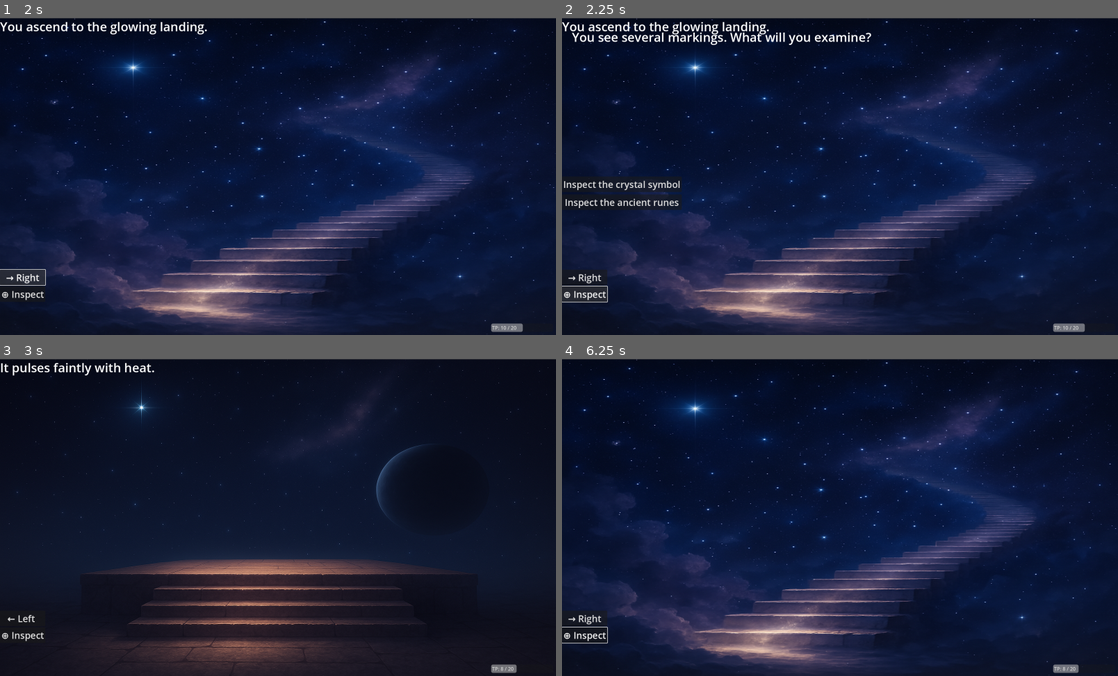
Above: before the commit, frames 1-4 (two rows, left to right).
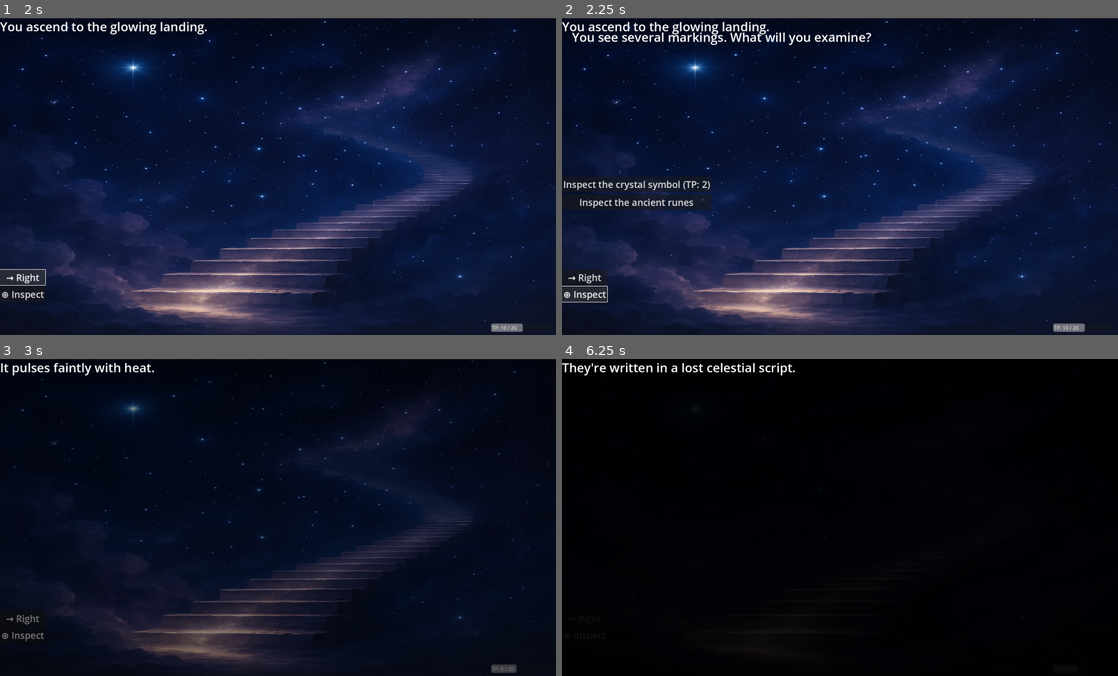
Above: after the commit, the same moments.

Repository: JDSalisbury/godot_Riviera
Game: Godot game, scene res://scenes/title_screen.tscn
Two runs of this game, one before a commit and one after it. Both use one fixed random seed, a clock stepped at 60 frames per second and the inputs below.
Inputs (mouse positions are in pixels of both pictures, inside the frame that each line leads up to):
- Up to frame 1 (2 s): click "New Game" at 0.5 s; click "→ Right" at 1.25 s
- Up to frame 2 (2.25 s): click "⊕ Inspect" at 2 s
- Up to frame 3 (3 s): click (61, 523) at 2.75 s, where only the run before the commit has a clickable "Inspect the crystal symbol"
- Up to frame 4 (6.25 s): click "← Left" at 3.5 s; click "← Left" at 4.25 s; click "⊕ Inspect" at 5 s; click (623, 542) at 5.75 s, where only the run after the commit has a clickable "Inspect the ancient runes"

Frame 1 is identical in both runs. In frame 2, 0.6% of the frame differs, in the area x 0-27%, y 51-61%; in frame 3, 12%; in frame 4, 99%, in the area x 0-100%, y 0-100%.

Commit message:
Disable unaffordable Inspect options + add screen fade transitions
- Buttons now gray out and disable if player lacks enough TP
- Added full-screen fade-to-black effect when transitioning screens
- Uses ColorRect and tween for smooth visual polish

Diff:
--- a/scenes/look_screen.tscn
+++ b/scenes/look_screen.tscn
@@ -124,3 +124,15 @@
 size_flags_horizontal = 0
 size_flags_vertical = 0
 text = "TP: 10 / 20"
+
+[node name="ScreenFade" type="ColorRect" parent="."]
+visible = false
+z_index = 10
+layout_mode = 1
+anchors_preset = 15
+anchor_right = 1.0
+anchor_bottom = 1.0
+grow_horizontal = 2
+grow_vertical = 2
+scale = Vector2(44.8345, 25.7018)
+color = Color(0, 0, 0, 1)
--- a/scripts/choice_box.gd
+++ b/scripts/choice_box.gd
@@ -9,19 +9,32 @@
 	label.text = prompt
 	on_option_selected = callback
 
-	# Clear old buttons
+	# Clear previous options
 	for child in options_list.get_children():
 		child.queue_free()
 
-	# Add new buttons
+	# Add buttons
 	for option in options:
 		var btn = Button.new()
-		btn.text = option.label
+		btn.text = option["label"]
+
+		var cost = option.get("tp_cost", 0)
+		if cost > 0:
+			btn.text += " (TP: %d)" % cost
+
+		# 🧊 Disable if not enough TP
+		if GameState.trigger_points < cost:
+			btn.disabled = true
+			# Optional: style the button to look grayed out
+			btn.modulate = Color(0.6, 0.6, 0.6)  # Makes it appear dimmer
+
 		btn.pressed.connect(func():
 			hide()
 			on_option_selected.call(option)
 		)
+
 		options_list.add_child(btn)
+
 
 	show()
 
--- a/scripts/look_mode.gd
+++ b/scripts/look_mode.gd
@@ -8,6 +8,17 @@
 	load_screen_data()
 	connect_trigger_buttons()
 	load_screen(current_screen)
+
+
+func fade_to_black(callback: Callable):
+	var fade = $ScreenFade
+	fade.show()
+	fade.color.a = 0.0
+	var tween = create_tween()
+	tween.tween_property(fade, "color:a", 1.0, 0.4)
+	tween.tween_callback(callback)
+	tween.tween_property(fade, "color:a", 0.0, 0.4)
+	tween.tween_callback(func(): fade.hide())
 
 func update_tp_bar():
 	$TPBar.update_tp(GameState.trigger_points, GameState.max_trigger_points)
@@ -108,4 +119,6 @@
 	if trigger_data.has("next_screen"):
 		await get_tree().create_timer(1.5).timeout
 		$ChoiceBox.hide()
-		load_screen(trigger_data["next_screen"])
+		fade_to_black(func():
+			load_screen(trigger_data["next_screen"])
+		)
